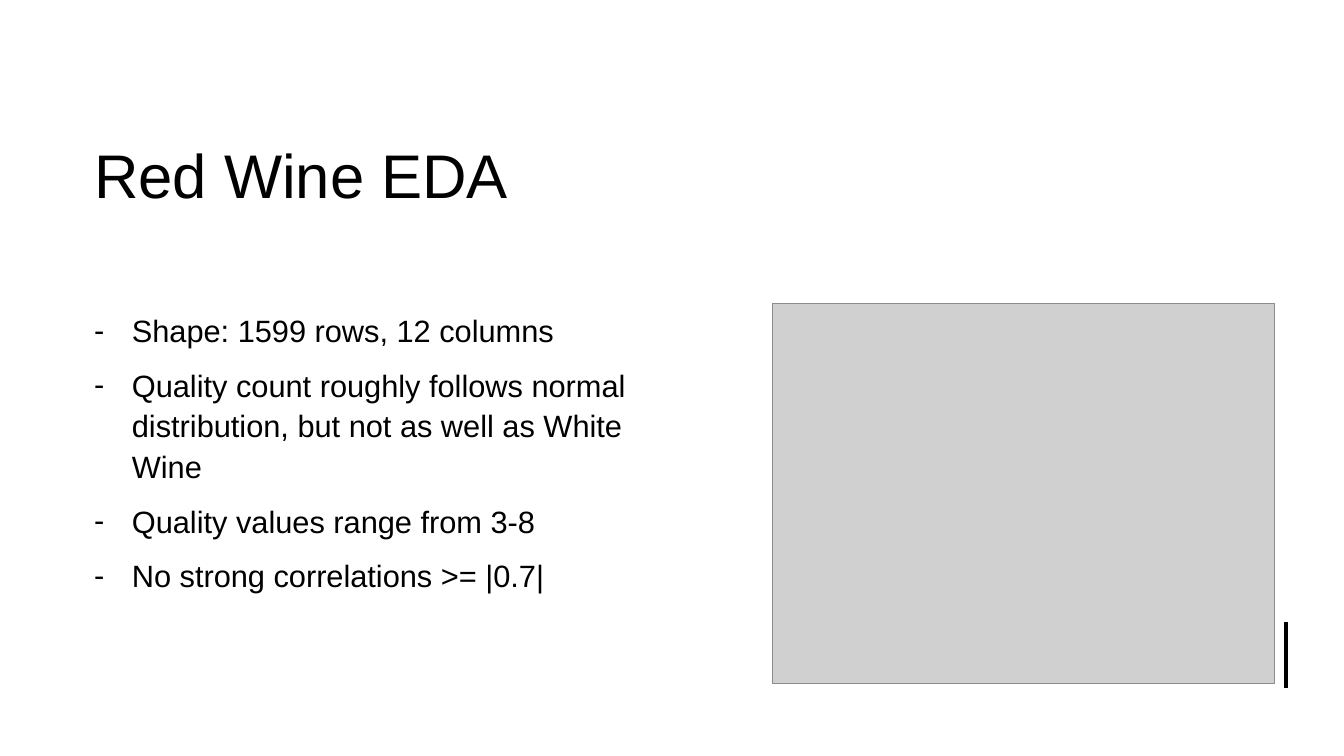
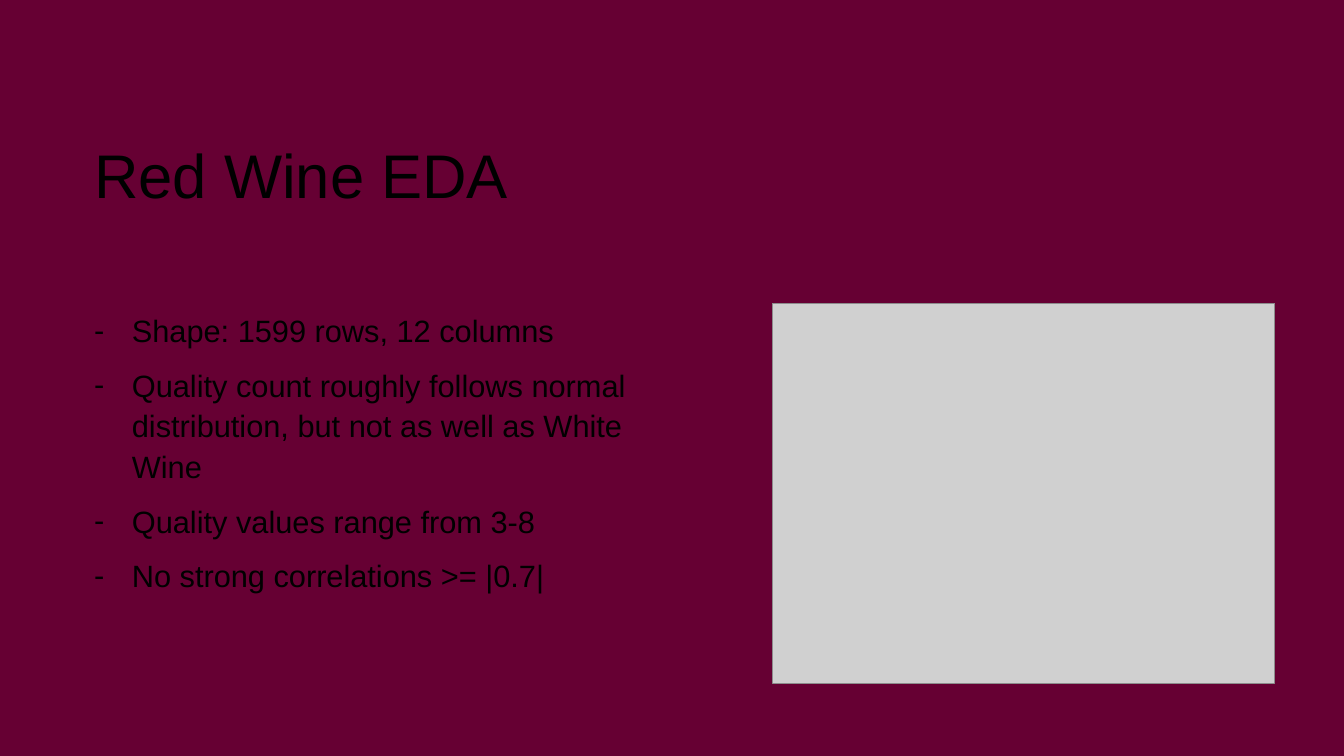
Before and after one commit to Mystaex/CSE4334-Project-Wine, a slide deck: slide 4 of wine_presentation.pptx. Drawn at 1344x756 pixels with LibreOffice and Linux fonts; fonts in the diff are those of the drawing; grey boxes stand for pictures. Boxes give left, top, right and bottom in pixels: in the first picture for what was removed or moved away, otherwise in the second. Text is boxed around its words. In the diff, an @@ line names an element or a change of style, - is before the commit and + after.

```diff
--- a/wine_presentation.pptx
+++ b/wine_presentation.pptx
@@ background #FFFFFF to #660033 @@
@@ rectangle removed at box(0, 0, 1344, 756) @@
@@ rectangle removed at box(0, 0, 1344, 280) @@
@@ line removed from (1287, 622) to (1287, 688) @@
```
Also in this commit, not shown: 8 other slides changed, 2 slides added, 1 slide removed, 5 other files.
